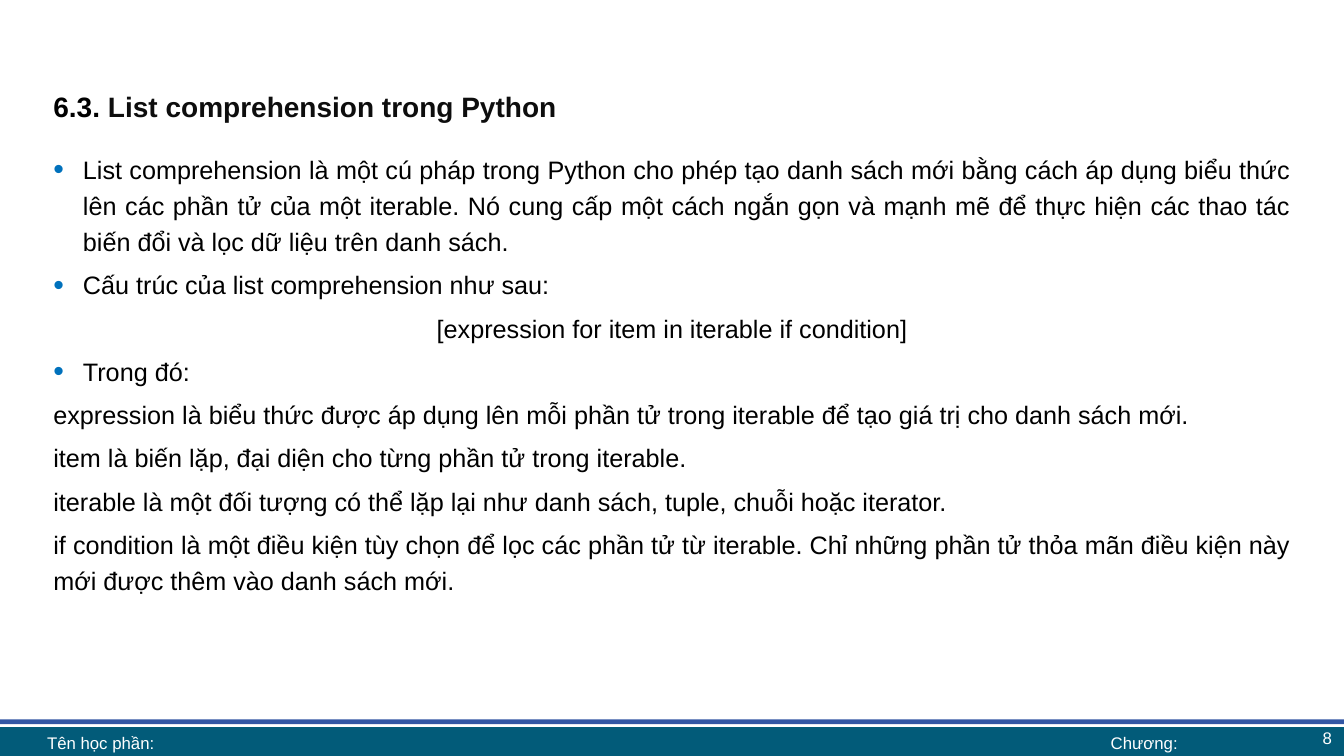
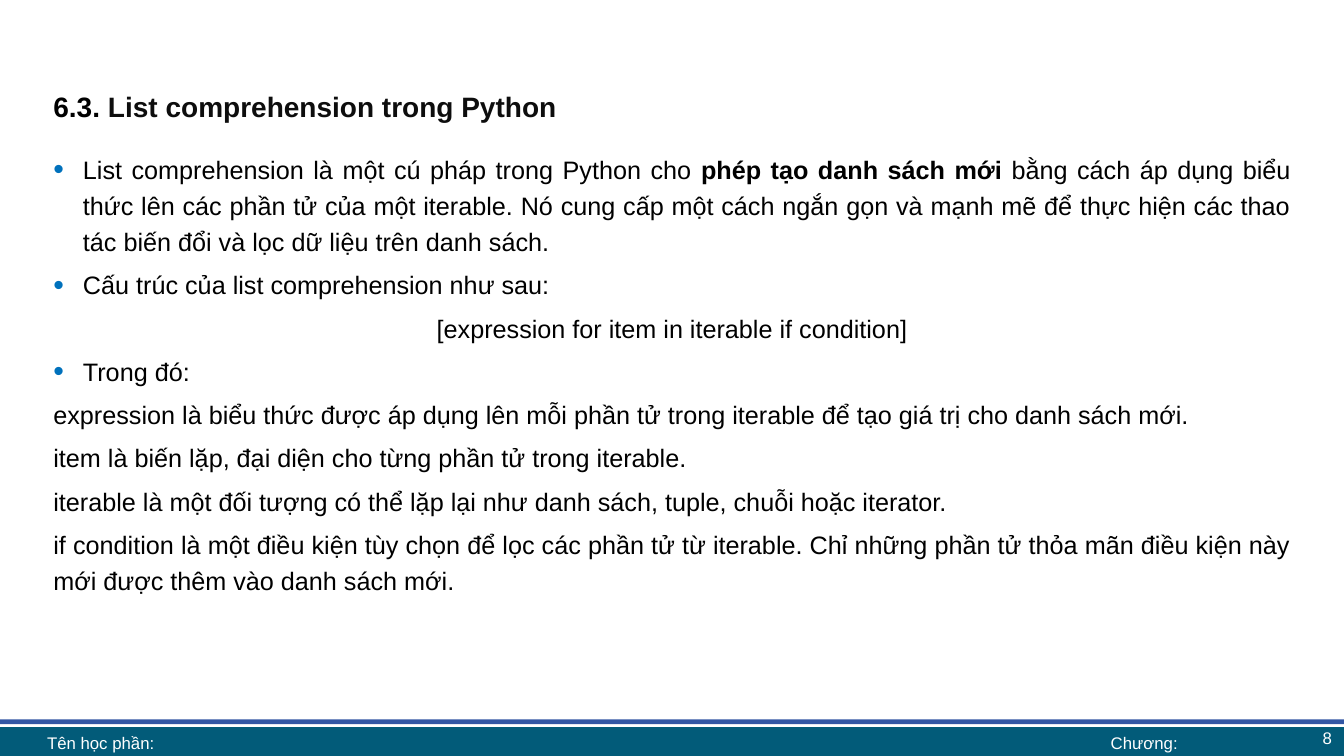
Before and after one commit to lhaaaaa/17A2-Ca-chieu, a slide deck: slide 8 of Lab 6/Lab 6 bài giảng.pptx. Drawn at 1344x756 pixels with LibreOffice and Linux fonts; fonts in the diff are those of the drawing; background and template pictures are left out. Boxes give left, top, right and bottom in pixels: in the first picture for what was removed or moved away, otherwise in the second. Text is boxed around its words. In the diff, an @@ line names an element or a change of style, - is before the commit and + after.

```diff
--- a/Lab 6/Lab 6 bài giảng.pptx
+++ b/Lab 6/Lab 6 bài giảng.pptx
@@ text at bbox=[83, 158, 1291, 255]: bold on in "phép tạo danh sách mới" @@
```
Also in this commit, not shown: 5 other slides changed, 1 other file.
